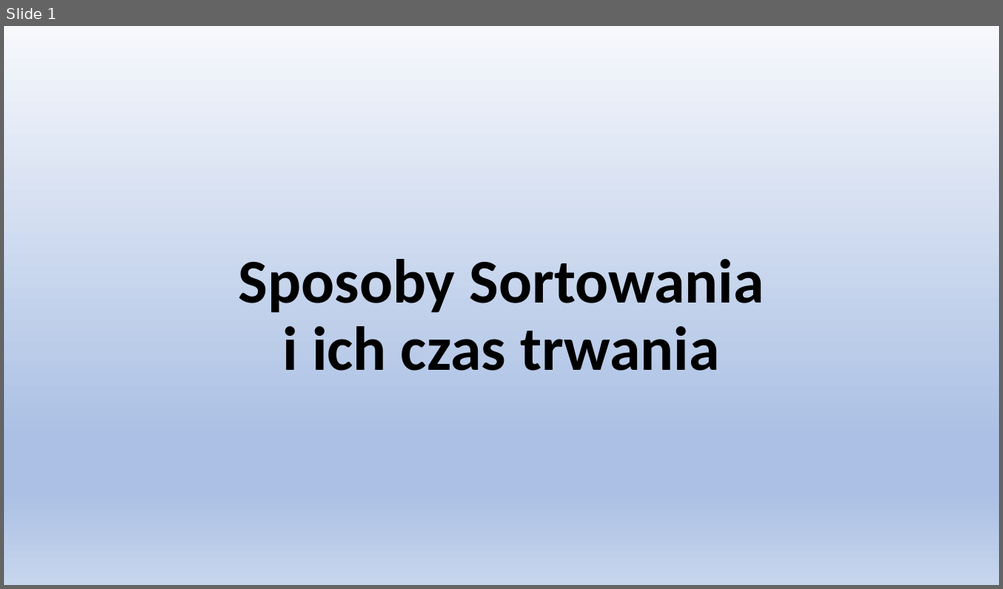
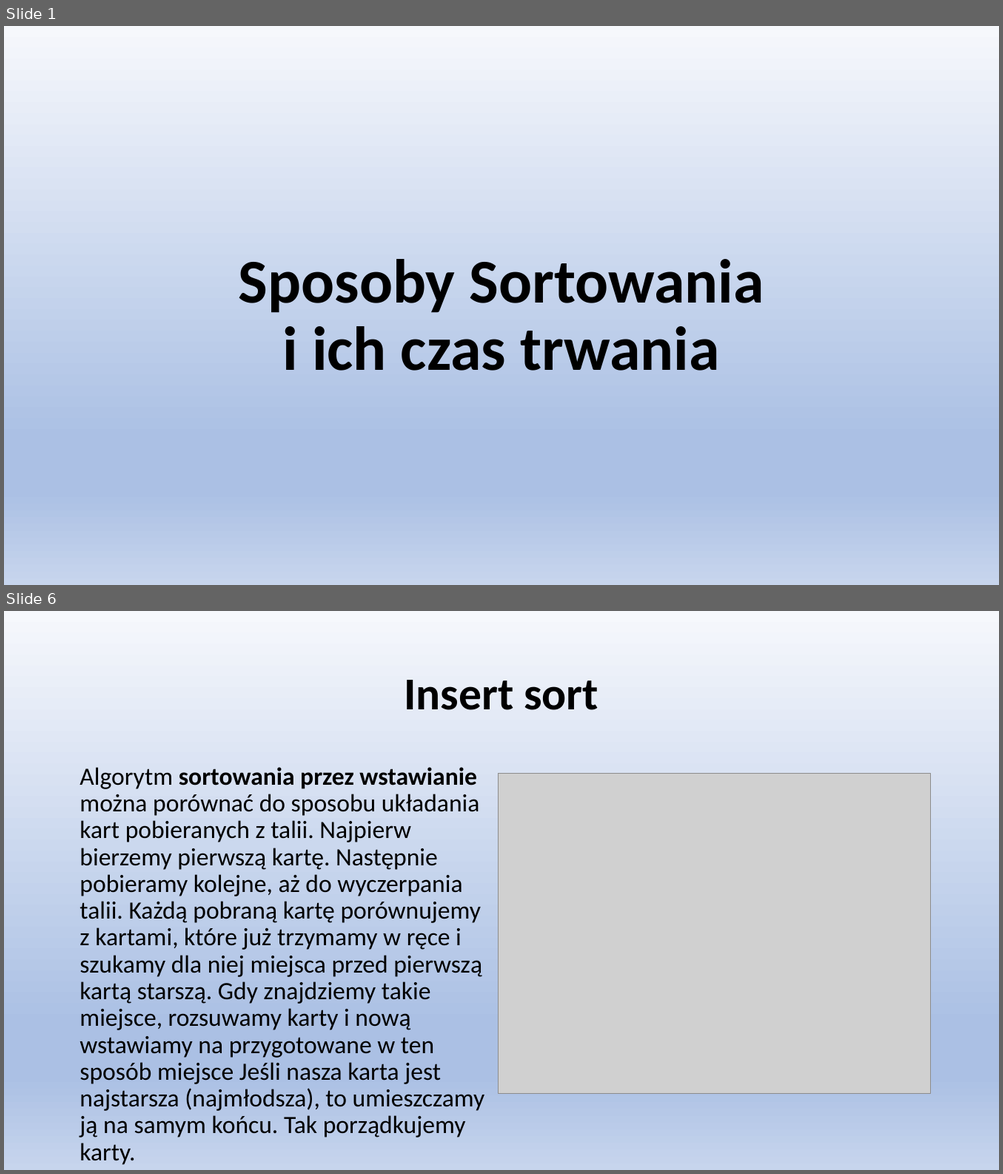
Before and after one commit to Binio77/Nowy-folder, a slide deck: Sposoby Sortowania.pptx. Shown one above the other, each under a label of ours: slide 1 before the commit, slides 1 and 6 after it; the slides between them are not shown. The pictures are 1003x589 and 1003x1174 pixels, drawn with LibreOffice and Linux fonts; fonts in the diff are those of the drawing; grey boxes stand for pictures. Boxes give left, top, right and bottom in pixels: in the first picture for what was removed or moved away, otherwise in the second. Text is boxed around its words. In the diff, an @@ line names an element or a change of style, - is before the commit and + after.

```diff
--- a/Sposoby Sortowania.pptx
+++ b/Sposoby Sortowania.pptx
@@ slide 6 added at box(4, 611, 999, 1170), background gradient #F6F8FC to #ABC0E4 to #C7D5ED @@
@@ title added at box(404, 680, 598, 710), 44 pt, text #000000, bold @@
+Insert sort
@@ text added at box(79, 767, 485, 1111), 24 pt, text #000000 @@
+Algorytm sortowania przez wstawianie można porównać do sposobu układania kart pobieranych z talii. Najpierw bierzemy pierwszą kartę. Następnie pobieramy kolejne, aż do wyczerpania talii. Każdą pobraną kartę porównujemy z kartami, które już trzymamy w ręce i szukamy dla niej miejsca przed pierwszą kartą starszą. Gdy znajdziemy takie miejsce, rozsuwamy karty i nową wstawiamy na przygotowane w ten sposób miejsce Jeśli nasza karta jest najstarsza (najmłodsza), to umieszczamy ją na samym końcu. Tak porządkujemy karty.
@@ picture added at box(498, 774, 930, 1094) @@
```
Also in this commit, not shown: 11 slides changed, 6 other slides added.
